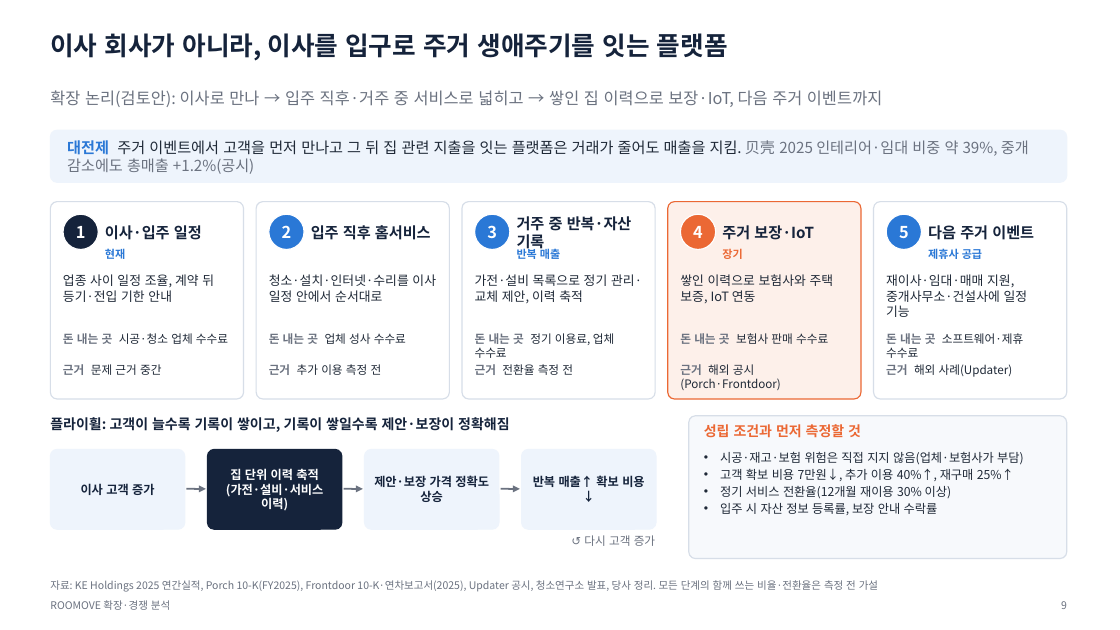
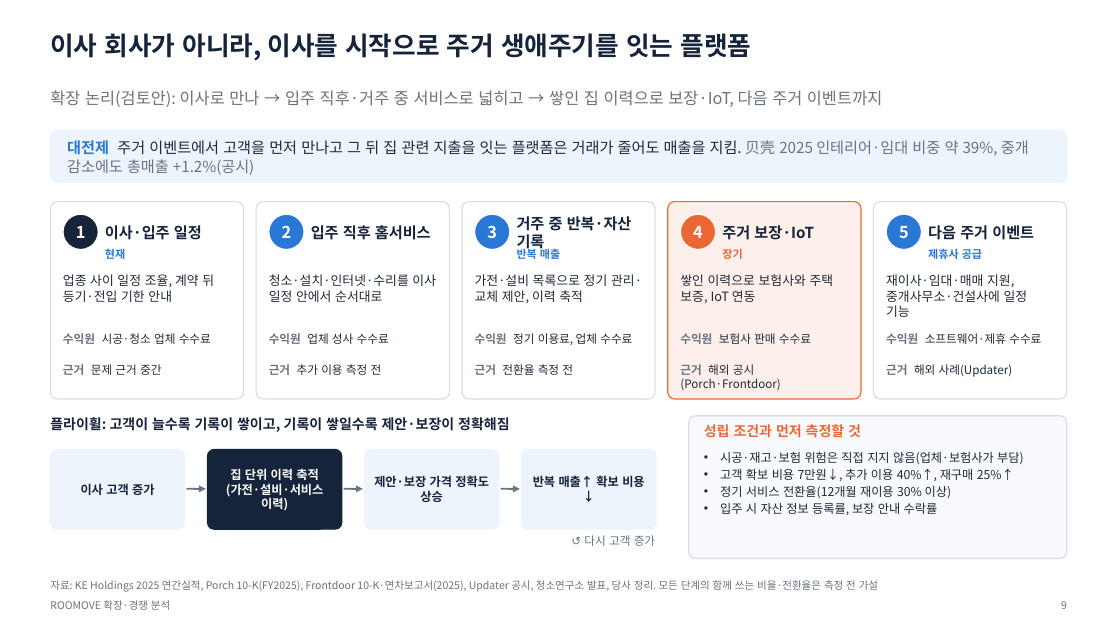
Before and after one commit to stwpst10-collab/teoo, a slide deck: slide 9 of 20-ROOMOVE/산출물/ROOMOVE 확장·경쟁 분석 발표 2026-11-27 v2.pptx. Drawn at 1120x630 pixels with LibreOffice and Linux fonts; fonts in the diff are those of the drawing. Boxes give left, top, right and bottom in pixels: in the first picture for what was removed or moved away, otherwise in the second. Text is boxed around its words. In the diff, an @@ line names an element or a change of style, - is before the commit and + after.

```diff
--- a/20-ROOMOVE/산출물/ROOMOVE 확장·경쟁 분석 발표 2026-11-27 v2.pptx
+++ b/20-ROOMOVE/산출물/ROOMOVE 확장·경쟁 분석 발표 2026-11-27 v2.pptx
@@ title at (x1=50, y1=33, x2=751, y2=61): text changed @@
-이사 회사가 아니라, 이사를 입구로 주거 생애주기를 잇는 플랫폼
+이사 회사가 아니라, 이사를 시작으로 주거 생애주기를 잇는 플랫폼
@@ text at (x1=63, y1=333, x2=211, y2=344): text changed @@
-돈 내는 곳 시공·청소 업체 수수료
+수익원 시공·청소 업체 수수료
@@ text at (x1=269, y1=333, x2=389, y2=344): text changed @@
-돈 내는 곳 업체 성사 수수료
+수익원 업체 성사 수수료
@@ text at (x1=475, y1=333, x2=632, y2=345): text changed @@
-돈 내는 곳 정기 이용료, 업체 수수료
+수익원 정기 이용료, 업체 수수료
@@ text at (x1=680, y1=333, x2=811, y2=344): text changed @@
-돈 내는 곳 보험사 판매 수수료
+수익원 보험사 판매 수수료
@@ text at (x1=886, y1=333, x2=1041, y2=344): text changed @@
-돈 내는 곳 소프트웨어·제휴 수수료
+수익원 소프트웨어·제휴 수수료
```
Also in this commit, not shown: 9 other slides changed, 5 other files.
